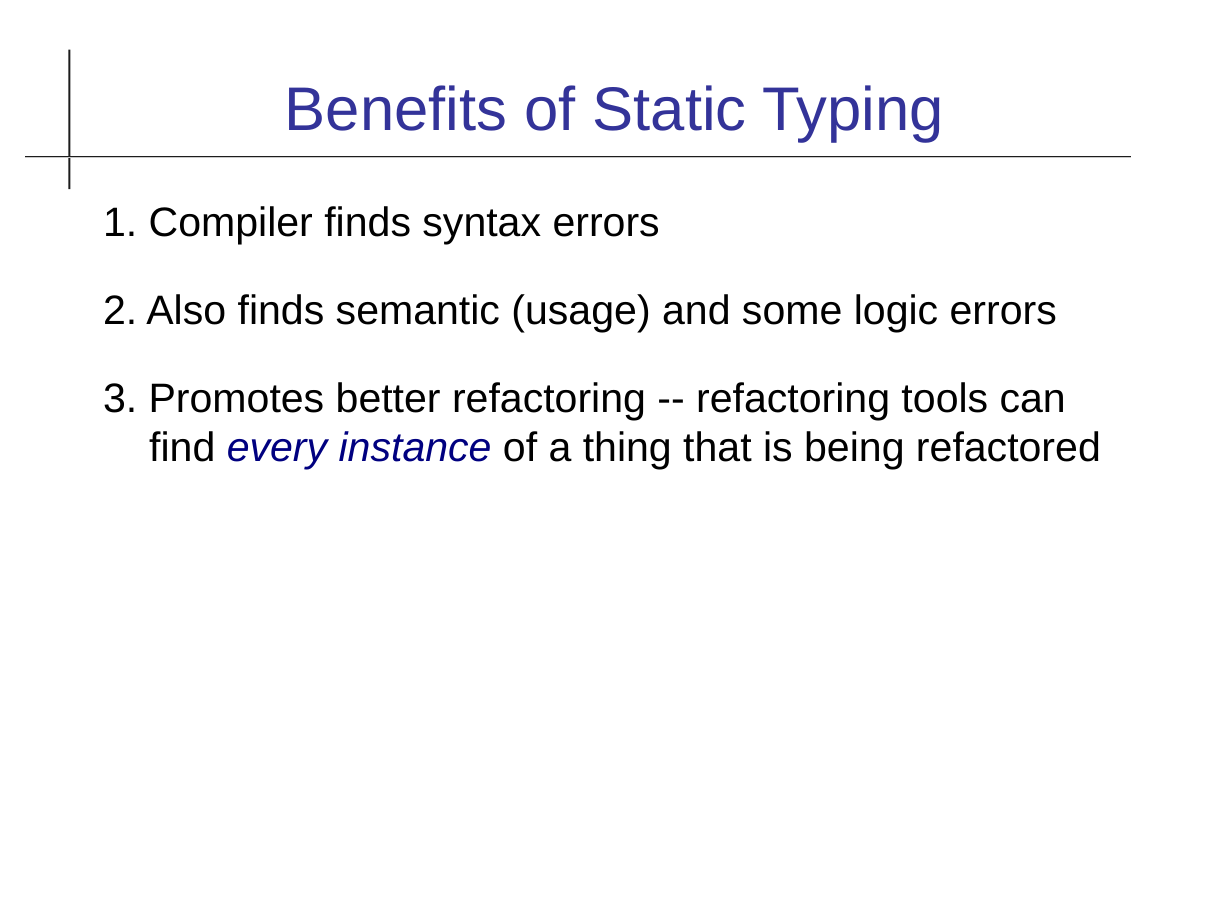
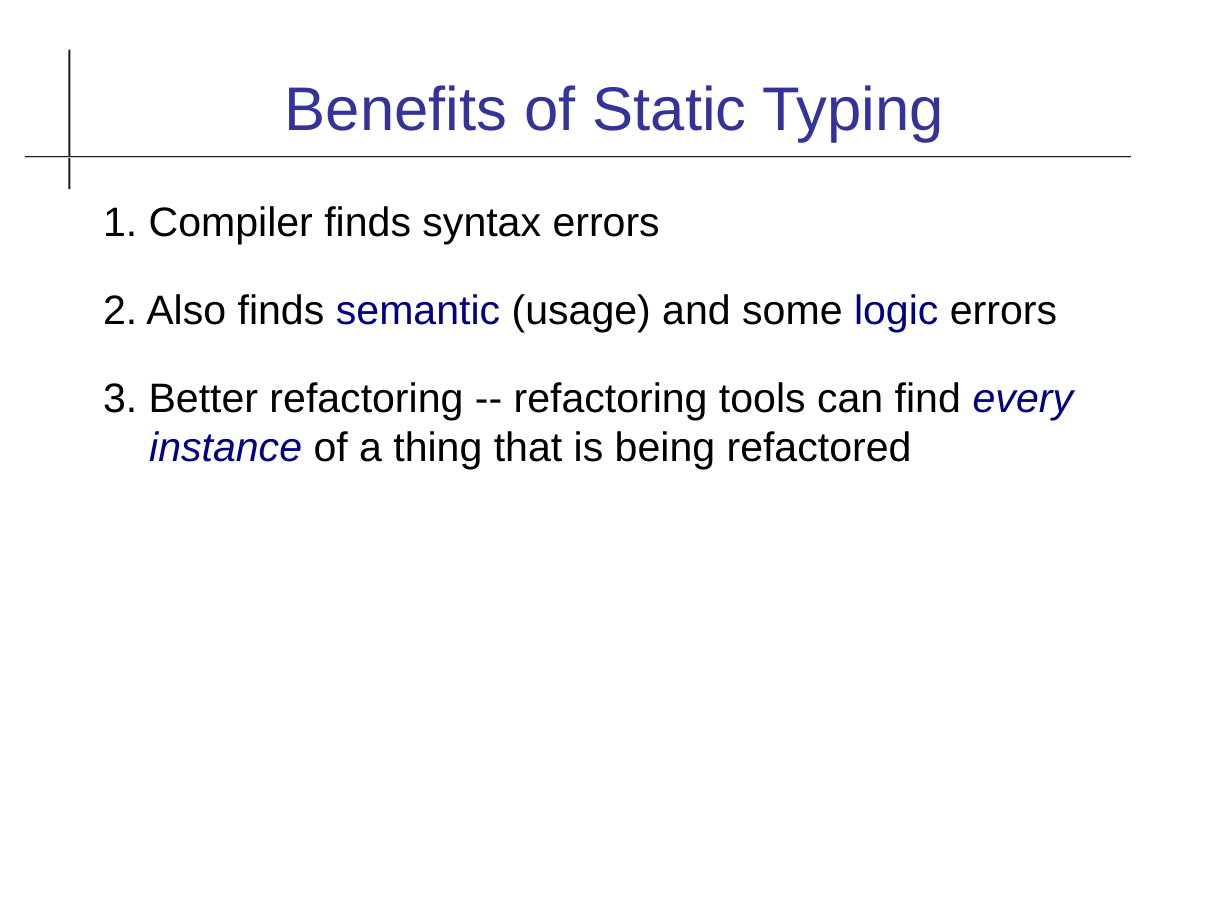
Before and after one commit to cpske/ISP, a slide deck: slide 6 of code-quality/Type-Checking.odp. Drawn at 1232x924 pixels with LibreOffice and Linux fonts; fonts in the diff are those of the drawing. Boxes give left, top, right and bottom in pixels: in the first picture for what was removed or moved away, otherwise in the second. Text is boxed around its words. In the diff, an @@ line names an element or a change of style, - is before the commit and + after.

```diff
--- a/code-quality/Type-Checking.odp
+++ b/code-quality/Type-Checking.odp
@@ text at bbox=[103, 294, 1057, 332]: text colour #000000 to #000080 in "semantic logic" @@
@@ text at bbox=[103, 382, 1073, 469]: text changed @@
-3. Promotes better refactoring -- refactoring tools can find every instance of a thing that is being refactored
+3. Better refactoring -- refactoring tools can find every instance of a thing that is being refactored
```
Also in this commit, not shown: 8 other slides changed, 1 slide added, 4 other files.
